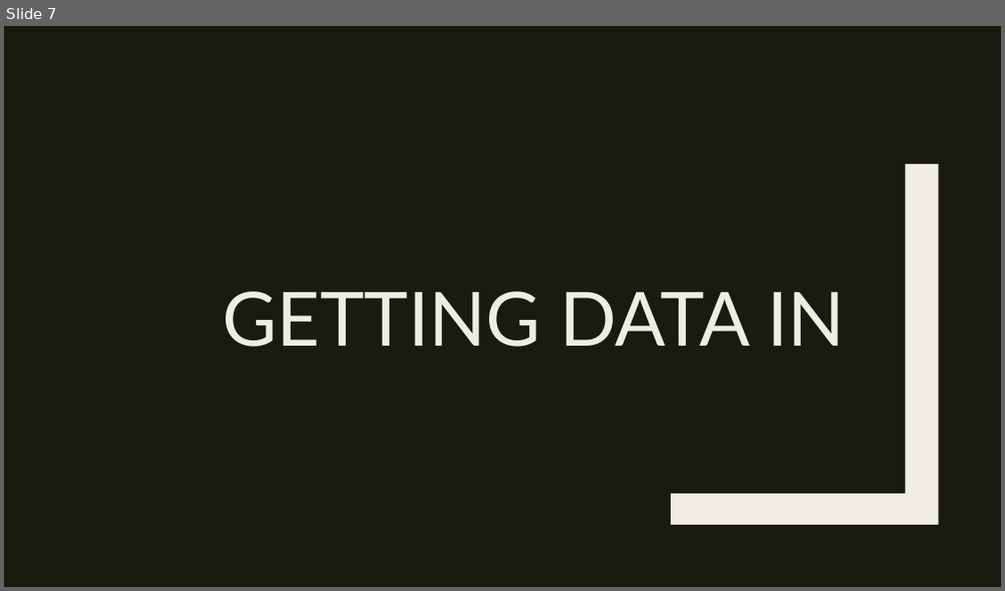
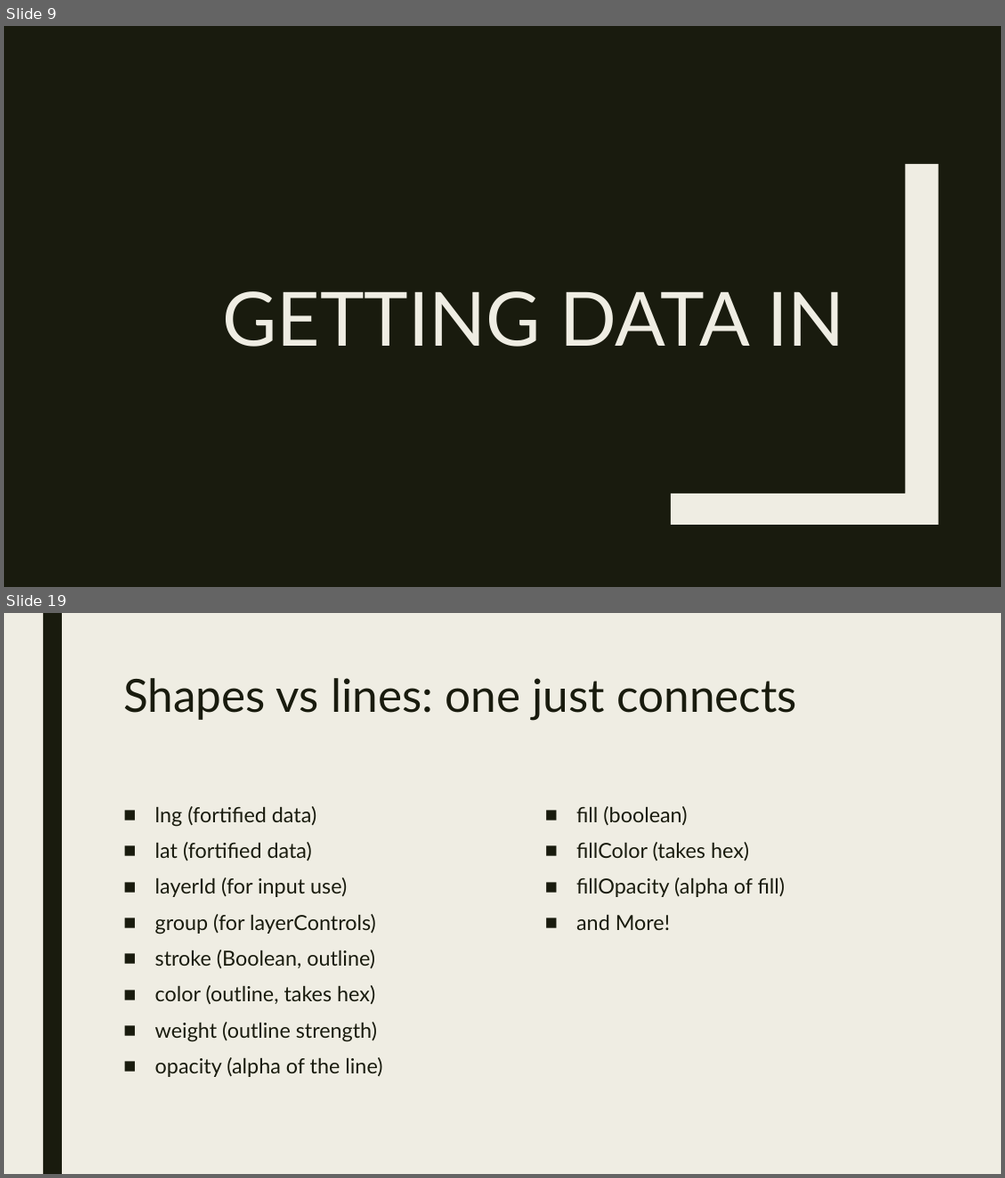
Before and after one commit to RforOperations2018/Class_9-Leaflet, a slide deck: Class 9.pptx. Shown one above the other, each under a label of ours: slide 7 before the commit, slides 9 and 19 after it; the slides between them are not shown. The pictures are 1005x591 and 1005x1178 pixels, drawn with LibreOffice and Linux fonts; fonts in the diff are those of the drawing. Boxes give left, top, right and bottom in pixels: in the first picture for what was removed or moved away, otherwise in the second. Text is boxed around its words. In the diff, an @@ line names an element or a change of style, - is before the commit and + after.

```diff
--- a/Class 9.pptx
+++ b/Class 9.pptx
@@ slide 19 added at (x1=4, y1=613, x2=1001, y2=1174), background #EFEDE3 @@
@@ rectangle added at (x1=43, y1=613, x2=62, y2=1174), fill #191B0E @@
@@ title added at (x1=123, y1=678, x2=797, y2=720), 44 pt, text #191B0E @@
+Shapes vs lines: one just connects
@@ text added at (x1=155, y1=806, x2=382, y2=1077), 20 pt, text #191B0E @@
+■ lng (fortified data)
+■ lat (fortified data)
+■ layerId (for input use)
+■ group (for layerControls)
+■ stroke (Boolean, outline)
+■ color (outline, takes hex)
+■ weight (outline strength)
+■ opacity (alpha of the line)
@@ text added at (x1=576, y1=806, x2=785, y2=930), 20 pt, text #191B0E @@
+■ fill (boolean)
+■ fillColor (takes hex)
+■ fillOpacity (alpha of fill)
+■ and More!
@@ what was slide 7 is now slide 9 @@
```
Also in this commit, not shown: 2 slides changed, 18 other slides added, 3 slides removed, 1 other file.
